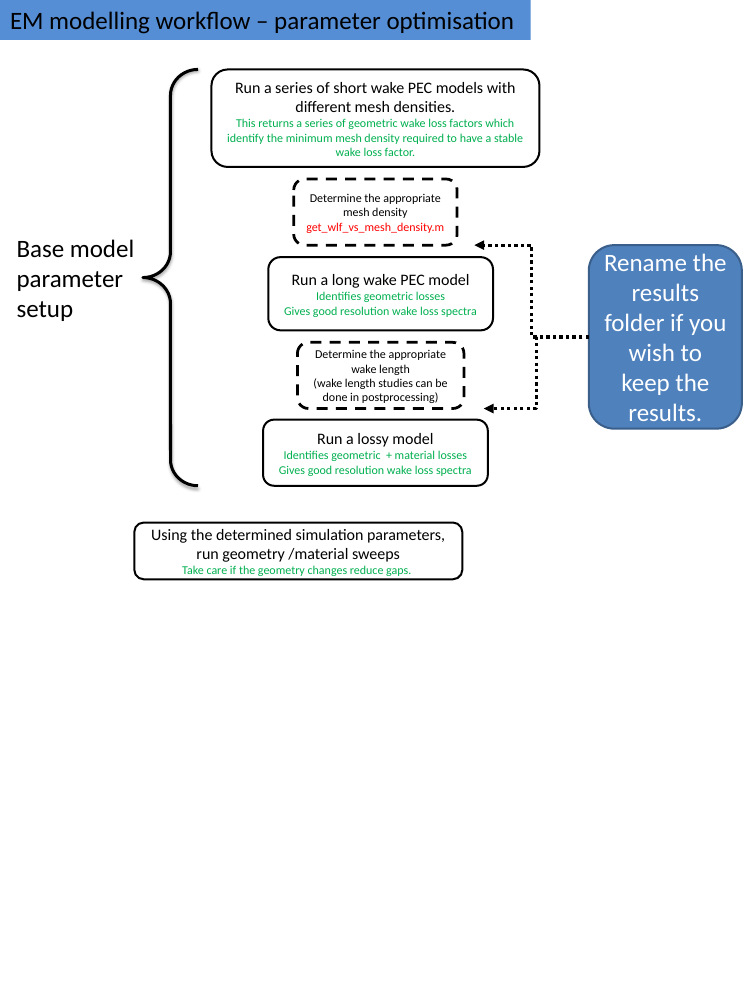
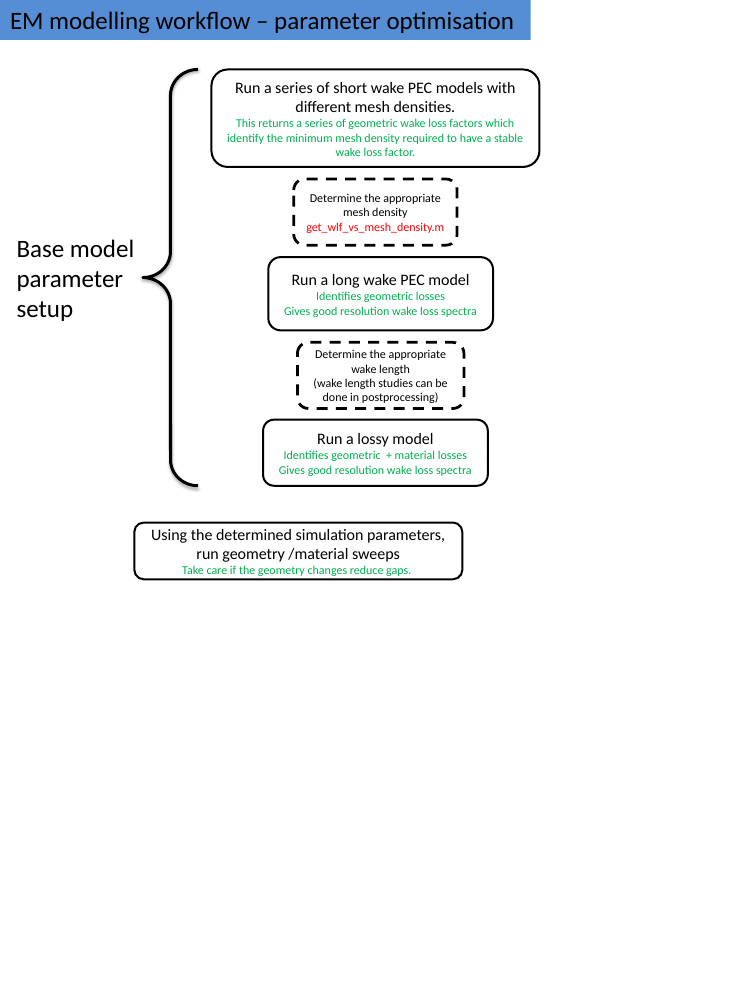
Before and after one commit to alunmorgan/EM-modelling-framework, a slide deck: slide 2 of Documentation/Workflow_diagram.pptx. Drawn at 756x1008 pixels with LibreOffice and Linux fonts; fonts in the diff are those of the drawing. Boxes give left, top, right and bottom in pixels: in the first picture for what was removed or moved away, otherwise in the second. Text is boxed around its words. In the diff, an @@ line names an element or a change of style, - is before the commit and + after.

```diff
--- a/Documentation/Workflow_diagram.pptx
+++ b/Documentation/Workflow_diagram.pptx
@@ elbow arrow removed from (589, 337) to (474, 245) @@
@@ rounded rectangle removed at (589, 245, 742, 428) @@
-Rename the results folder if you wish to keep the results.
@@ elbow arrow removed from (589, 337) to (484, 408) @@
```
Also in this commit, not shown: 1 other slide changed, 4 other files.
